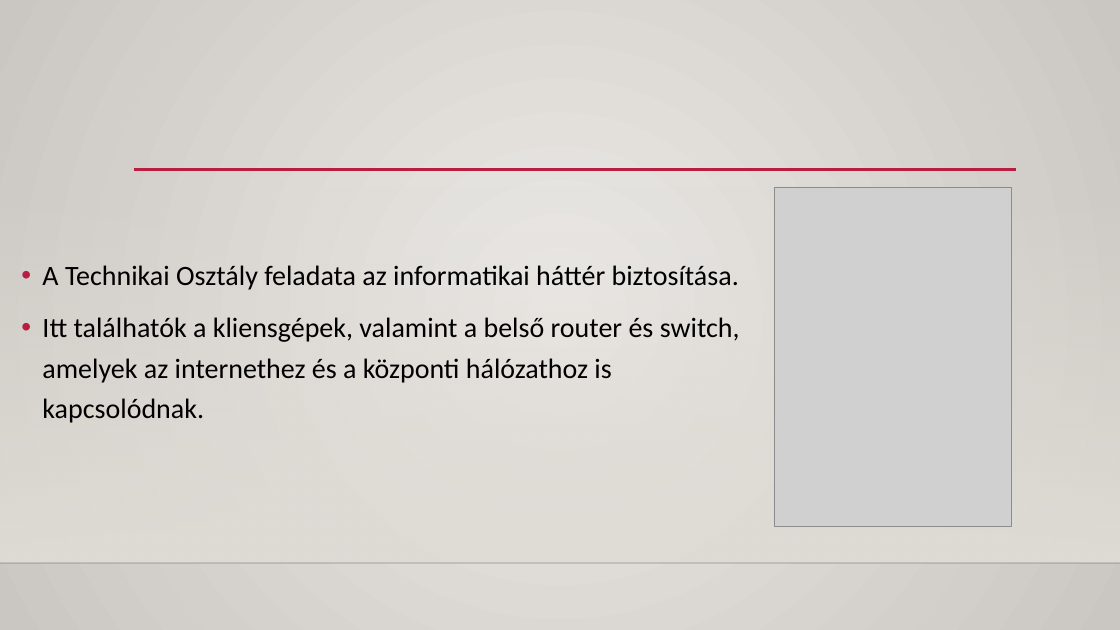
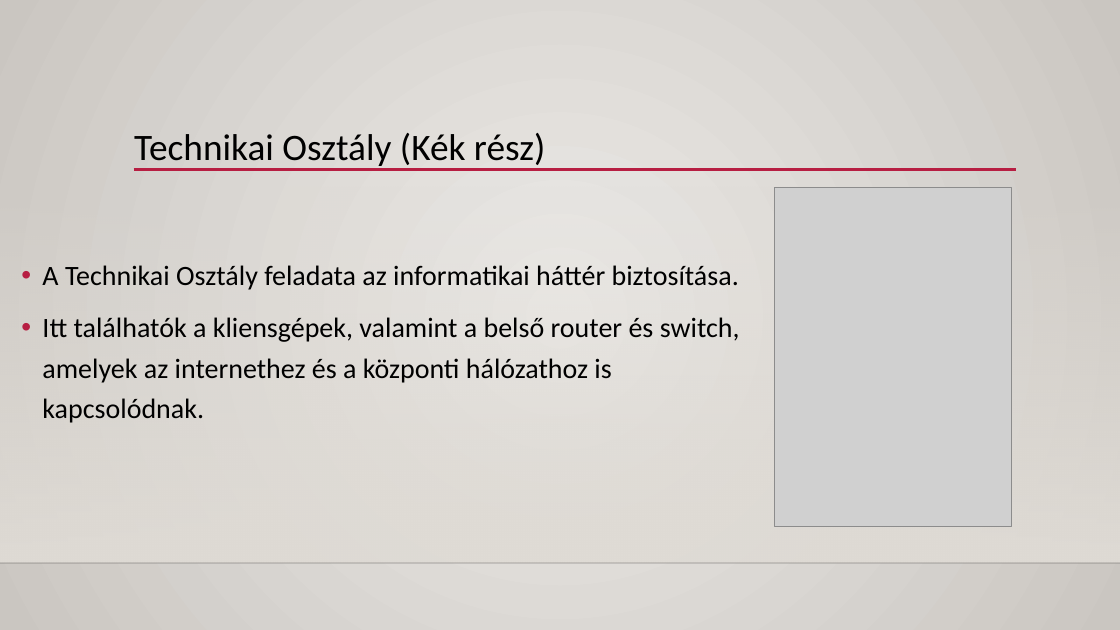
Before and after one commit to Ozen116/Ozen, a slide deck: slide 10 of NETCORE SOLUTION KFT.pptx (slide 9 before the commit). Drawn at 1120x630 pixels with LibreOffice and Linux fonts; fonts in the diff are those of the drawing; grey boxes stand for pictures; background and template pictures are left out. Boxes give left, top, right and bottom in pixels: in the first picture for what was removed or moved away, otherwise in the second. Text is boxed around its words. In the diff, an @@ line names an element or a change of style, - is before the commit and + after.

```diff
--- a/NETCORE SOLUTION KFT.pptx
+++ b/NETCORE SOLUTION KFT.pptx
@@ text added at (134, 133, 545, 170), 32 pt, text #000000 @@
+Technikai Osztály (Kék rész)
```
Also in this commit, not shown: 5 other slides changed, 4 slides added.
